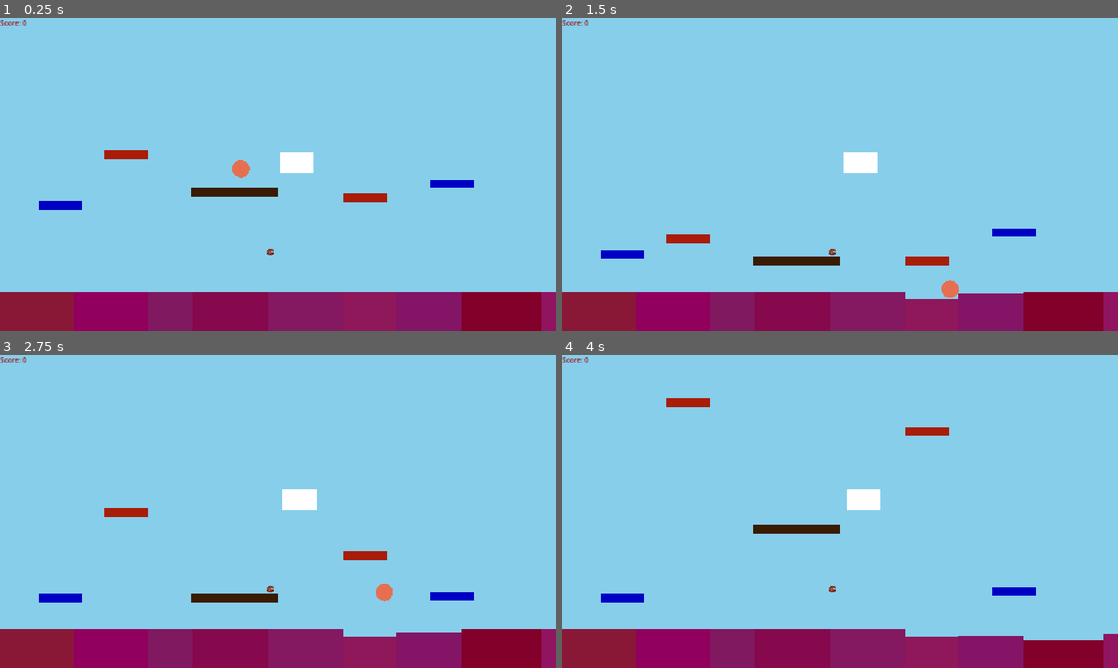
Above: before the commit, frames 1-4 (two rows, left to right).
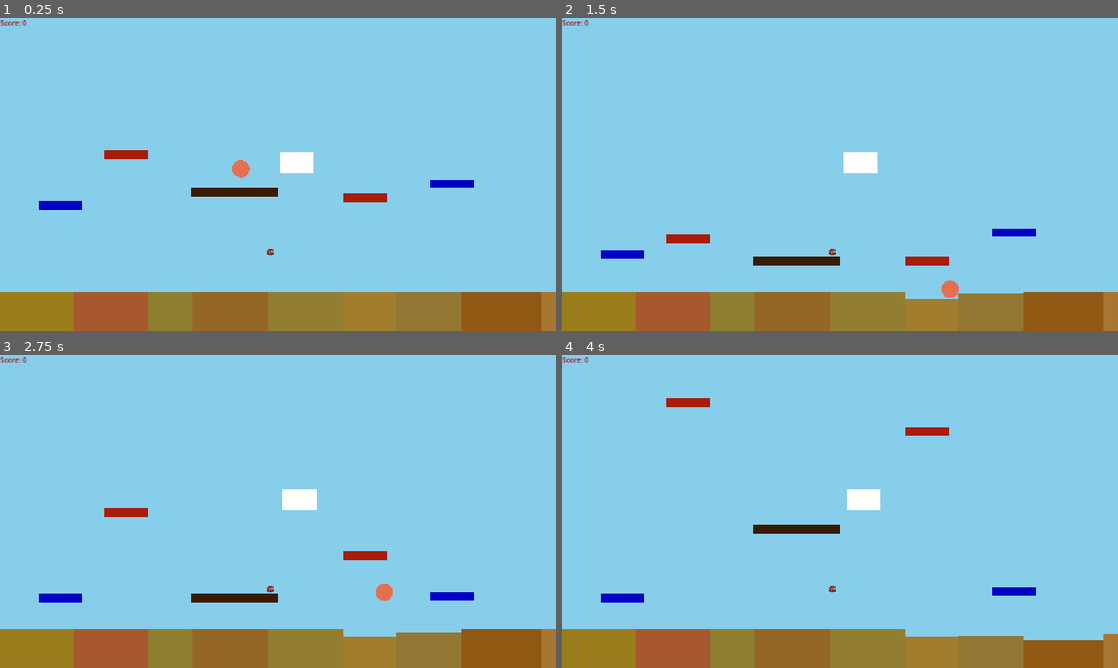
Above: after the commit, the same moments.

Repository: tjrink/WindPrototype
Game: Godot game, scene res://main_scene.tscn
Two runs of this game, one before a commit and one after it. Both use one fixed random seed, a clock stepped at 60 frames per second and the inputs below.
Inputs:
- Up to frame 1 (0.25 s): no input
- Up to frame 2 (1.5 s): tap Enter (ui_accept) at 0.5, 0.77 s; hold Right (ui_right) from 0.53 s (still down)
- Up to frame 3 (2.75 s): tap Enter (ui_accept) at 1.52 s; release Right (ui_right) at 2.03 s; hold Left (ui_left) from 2.03 s (still down)
- Up to frame 4 (4 s): release Left (ui_left) at 2.78 s; hold Right (ui_right) from 2.78 s (still down); tap Enter (ui_accept) at 3.02, 3.77 s

The runs differ from the first frame. In frame 1, 12% of the frame differs, in the area x 0-100%, y 87-100%; in frame 2, 12%; in frame 3, 12%; in frame 4, 11%.

Commit message:
Fixed ground colors

Diff:
--- a/ground_spawner.gd
+++ b/ground_spawner.gd
@@ -24,9 +24,9 @@
 	while (index_x <= max_x):
 		var ground_instance = ground_scene.instantiate()
 		var rand_width = randi_range(10, 250)
-		var rand_red = randf_range(0.50, 0.60)
-		var rand_blue = randf_range(0.1, 0.4)
-		var rand_green = randf_range(0.0, 0.1)
+		var rand_red = randf_range(0.55, 0.70)
+		var rand_blue = randf_range(0.05, 0.2)
+		var rand_green = randf_range(0.35, 0.5)
 
 		ground_instance.ground_x = index_x + rand_width / 2.0
 		ground_instance.ground_width = rand_width
